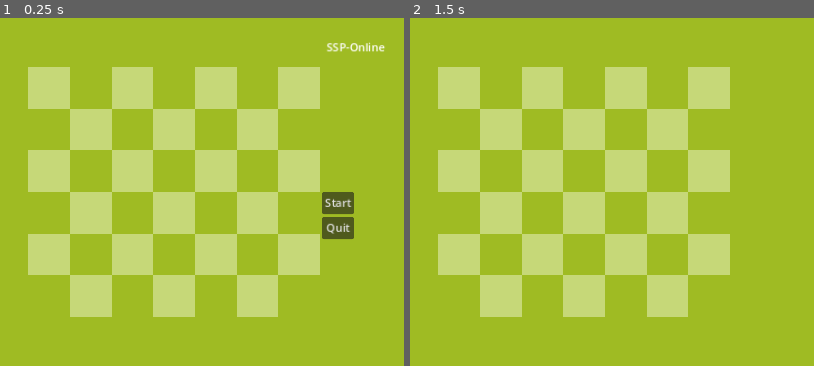
Above: before the commit, frames 1-2 (left to right).
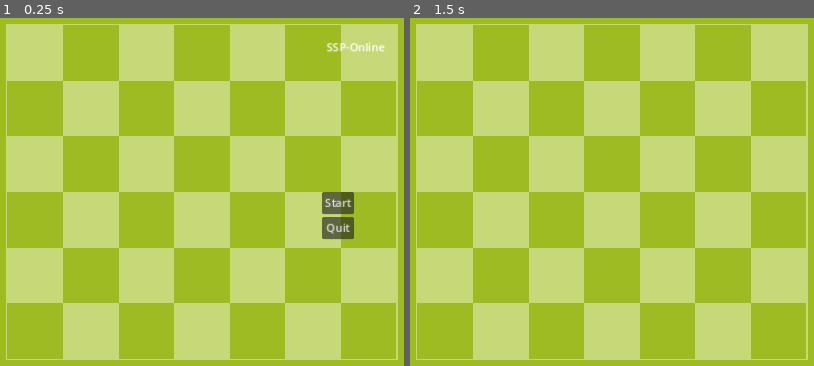
Above: after the commit, the same moments.

Repository: doofmars/ssp-online
Game: Godot game, scene res://Level.tscn
Two runs of this game, one before a commit and one after it. Both use one fixed random seed, a clock stepped at 60 frames per second and the inputs below.
Inputs:
- Up to frame 1 (0.25 s): no input
- Up to frame 2 (1.5 s): click "Start" at 0.5 s; tap Enter (ui_accept) at 1.25 s

The runs differ from the first frame. In frame 1, 47% of the frame differs, in the area x 1-99%, y 1-99%; in frame 2, 47%.

Commit message:
Add border and improve board placement

Diff:
--- a/Level.gd
+++ b/Level.gd
@@ -1,22 +1,29 @@
 extends Node
 
-var BOARD_POS_X = 100
-var BOARD_POS_Y = 114
-var SQUARE_SIZE = 60
+var SQUARE_SIZE = 80
 var SQUARE_COUNT_X = 7
 var SQUARE_COUNT_Y = 6
+var BOARD_POS_X = 100
+var BOARD_POS_Y = (ProjectSettings.get_setting("display/window/size/viewport_height") - SQUARE_SIZE * SQUARE_COUNT_Y) / 2
+var BORDER_COLOR = "c6d878"
+var BORDER_WIDTH = 2
 var SQUARE_COLOR_1 = "c6d878"
 var SQUARE_COLOR_2 = "9fbb23"
 
 # Called when the node enters the scene tree for the first time.
 func _ready():
-
+	var border = ColorRect.new()
+	border.size = Vector2(SQUARE_SIZE * SQUARE_COUNT_X + BORDER_WIDTH*2, SQUARE_SIZE * SQUARE_COUNT_Y + BORDER_WIDTH*2)
+	border.position = Vector2(BOARD_POS_X - BORDER_WIDTH, BOARD_POS_Y - BORDER_WIDTH)
+	print(ProjectSettings.get_setting("display/window/size/viewport_height"))
+	border.color = BORDER_COLOR
+	add_child(border)
 	for x in SQUARE_COUNT_X:
 		for y in SQUARE_COUNT_Y:
 			var square = ColorRect.new()
-			square.position = Vector2(BOARD_POS_X + x * SQUARE_SIZE + SQUARE_SIZE/2, BOARD_POS_Y + y * SQUARE_SIZE + SQUARE_SIZE/2)
+			square.position = Vector2(BOARD_POS_X + x * SQUARE_SIZE, BOARD_POS_Y + y * SQUARE_SIZE)
 			square.size = Vector2(SQUARE_SIZE, SQUARE_SIZE)
-			print(str("(", BOARD_POS_X + x * SQUARE_SIZE, ", ", BOARD_POS_Y + y * SQUARE_SIZE, " -> ", (x % 2 + y % 2) % 2 == 0, ")"))
+			#print(str("(", BOARD_POS_X + x * SQUARE_SIZE, ", ", BOARD_POS_Y + y * SQUARE_SIZE, " -> ", (x % 2 + y % 2) % 2 == 0, ")"))
 			if (x % 2 + y % 2) % 2 == 0:
 				square.color = SQUARE_COLOR_1
 			else:
